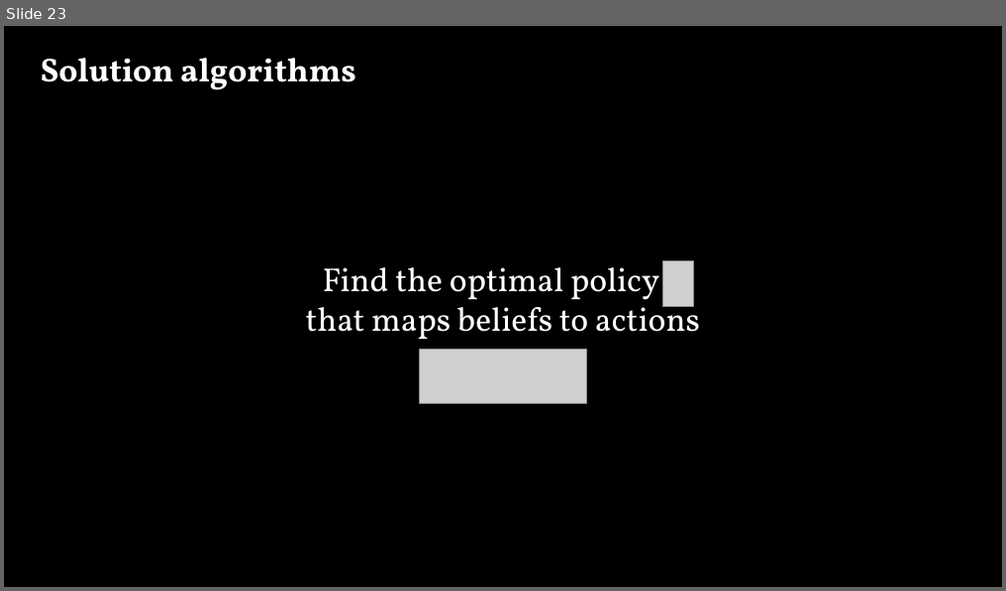
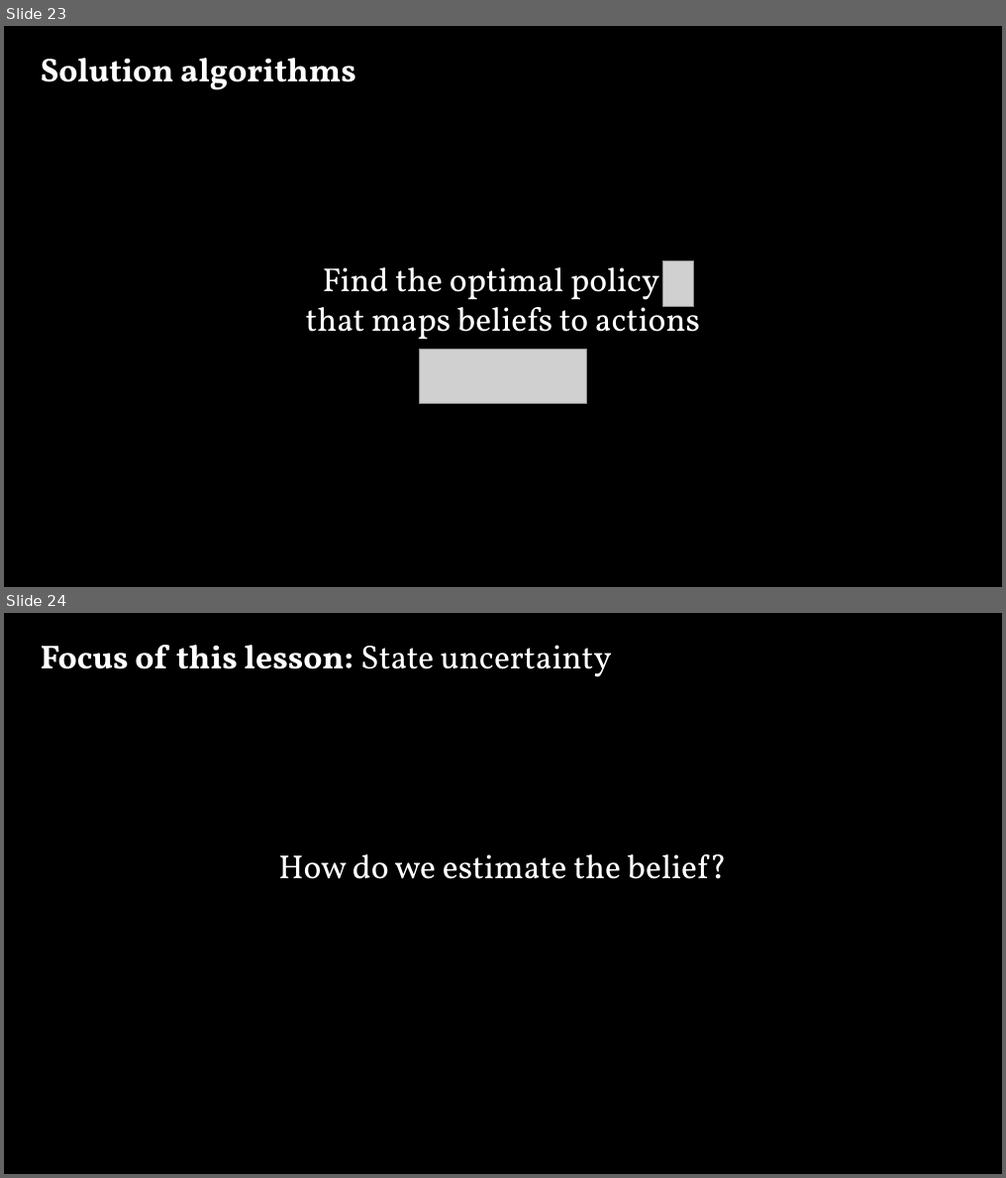
Before and after one commit to sisl/StateEstimation.jl, a slide deck: slides/MDPs to POMDPs.pptx. Shown one above the other, each under a label of ours: slide 23 before the commit, slides 23 and 24 after it. The pictures are 1006x591 and 1006x1178 pixels, drawn with LibreOffice and Linux fonts; fonts in the diff are those of the drawing; grey boxes stand for pictures. Boxes give left, top, right and bottom in pixels: in the first picture for what was removed or moved away, otherwise in the second. Text is boxed around its words. In the diff, an @@ line names an element or a change of style, - is before the commit and + after.

```diff
--- a/slides/MDPs to POMDPs.pptx
+++ b/slides/MDPs to POMDPs.pptx
@@ slide 24 added at [4, 613, 1002, 1174], background #000000 @@
@@ text added at [41, 645, 612, 677], 32 pt, text #FFFFFF, bold @@
+Focus of this lesson: State uncertainty
@@ text added at [278, 855, 728, 879], 32 pt, text #FFFFFF @@
+How do we estimate the belief?
```
Also in this commit, not shown: 1 slide changed, 6 other files.
